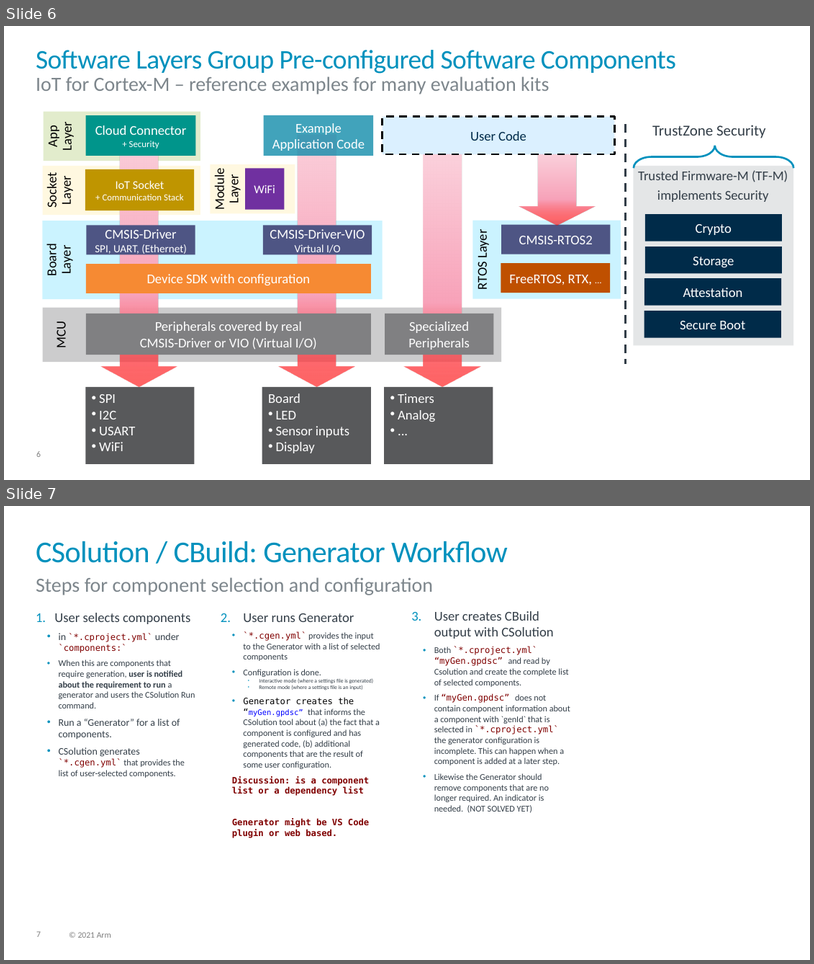
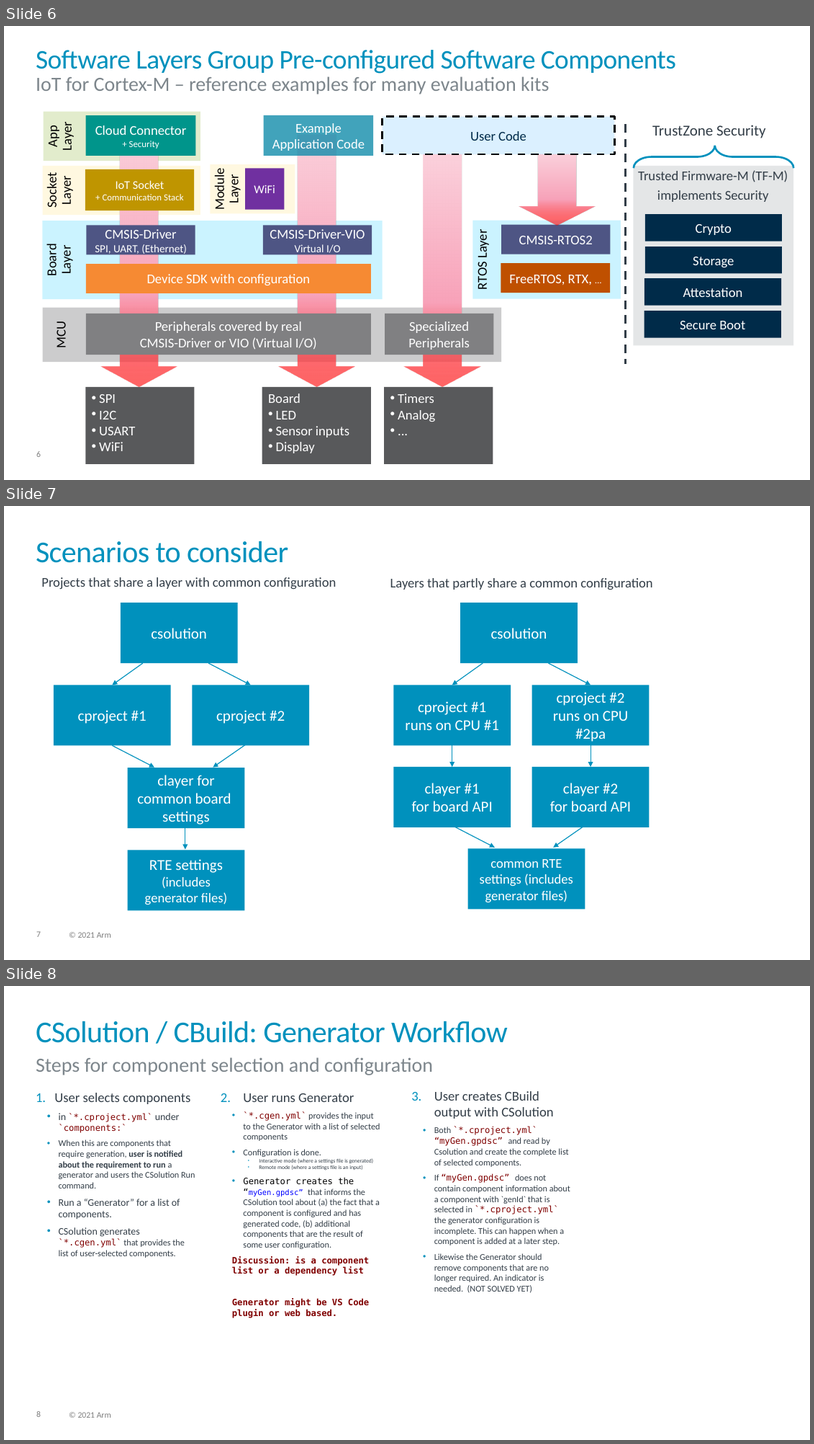
Before and after one commit to Open-CMSIS-Pack/devtools, a slide deck: tools/projmgr/docs/Manual/images/overview.pptx. Shown one above the other, each under a label of ours: slides 6 and 7 before the commit, slides 6, 7 and 8 after it. The pictures are 814x964 and 814x1444 pixels, drawn with LibreOffice and Linux fonts; fonts in the diff are those of the drawing. Boxes give left, top, right and bottom in pixels: in the first picture for what was removed or moved away, otherwise in the second. Text is boxed around its words. In the diff, an @@ line names an element or a change of style, - is before the commit and + after.

Commit message:
Updated Overview.md documentation with: (#562)
- Clarified scope of backward compatibility
- Project Structure now reflects current implementation and includes
further proposals
 - Removed proposals that are already implemented

Added to YML-Input-Format.md the proposal to make RTE directory
structure configurable (`rte-dirs:`)

```diff
--- a/tools/projmgr/docs/Manual/images/overview.pptx
+++ b/tools/projmgr/docs/Manual/images/overview.pptx
@@ slide 7 added at (4, 506, 810, 960), background #FFFFFF; not listed: 2 template elements that a slide beside it also shows @@
@@ title added at (36, 541, 288, 563), 36 pt, text #0091BD @@
+Scenarios to consider
@@ text added at (41, 577, 336, 589), 16 pt, text #333E48 @@
+Projects that share a layer with common configuration
@@ text added at (391, 578, 653, 590), 16 pt, text #333E48 @@
+Layers that partly share a common configuration
@@ rectangle added at (121, 602, 238, 663), fill #0091BD, 18 pt, text #FFFFFF @@
+csolution
@@ rectangle added at (460, 602, 578, 663), fill #0091BD, 18 pt, text #FFFFFF @@
+csolution
@@ arrow added from (143, 663) to (112, 685), #0091BD 1 pt @@
@@ arrow added from (208, 663) to (251, 685), #0091BD 1 pt @@
@@ arrow added from (483, 663) to (453, 685), #0091BD 1 pt @@
@@ arrow added from (549, 663) to (591, 685), #0091BD 1 pt @@
@@ rectangle added at (54, 685, 171, 746), fill #0091BD, 18 pt, text #FFFFFF @@
+cproject #1
@@ rectangle added at (192, 685, 309, 746), fill #0091BD, 18 pt, text #FFFFFF @@
+cproject #2
@@ rectangle added at (394, 685, 511, 746), fill #0091BD, 18 pt, text #FFFFFF @@
+cproject #1
+runs on CPU #1
@@ rectangle added at (532, 685, 650, 746), fill #0091BD, 18 pt, text #FFFFFF @@
+cproject #2
+runs on CPU #2pa
@@ arrow added from (249, 743) to (214, 767), #0091BD 1 pt @@
@@ arrow added from (453, 739) to (453, 767), #0091BD 1 pt @@
@@ arrow added from (591, 739) to (591, 767), #0091BD 1 pt @@
@@ arrow added from (112, 746) to (154, 767), #0091BD 1 pt @@
@@ rectangle added at (127, 767, 244, 828), fill #0091BD, 18 pt, text #FFFFFF @@
+clayer for common board
+settings
@@ rectangle added at (394, 767, 511, 827), fill #0091BD, 18 pt, text #FFFFFF @@
+clayer #1
+for board API
@@ rectangle added at (532, 767, 650, 827), fill #0091BD, 18 pt, text #FFFFFF @@
+clayer #2
+for board API
@@ arrow added from (185, 822) to (185, 849), #0091BD 1 pt @@
@@ arrow added from (453, 826) to (495, 847), #0091BD 1 pt @@
@@ arrow added from (589, 822) to (554, 847), #0091BD 1 pt @@
@@ rectangle added at (127, 849, 244, 910), fill #0091BD, 16 pt, text #FFFFFF @@
+RTE settings
+(includes generator files)
@@ rectangle added at (468, 849, 585, 909), fill #0091BD, 16 pt, text #FFFFFF @@
+common RTE settings (includes generator files)
@@ what was slide 7 is now slide 8 @@
@@ page number at (36, 1411, 41, 1417): text changed @@
-7
+8
```
Also in this commit, not shown: 2 other slides added, 4 other files.
